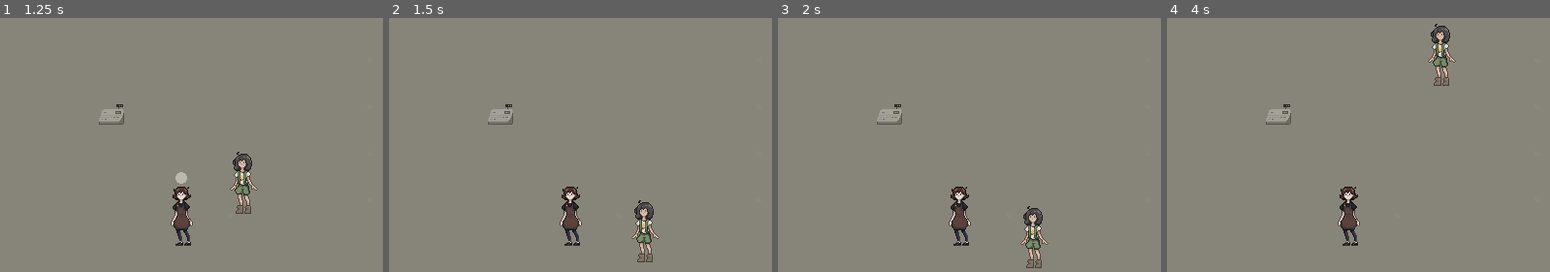
Above: before the commit, frames 1-4 (left to right).
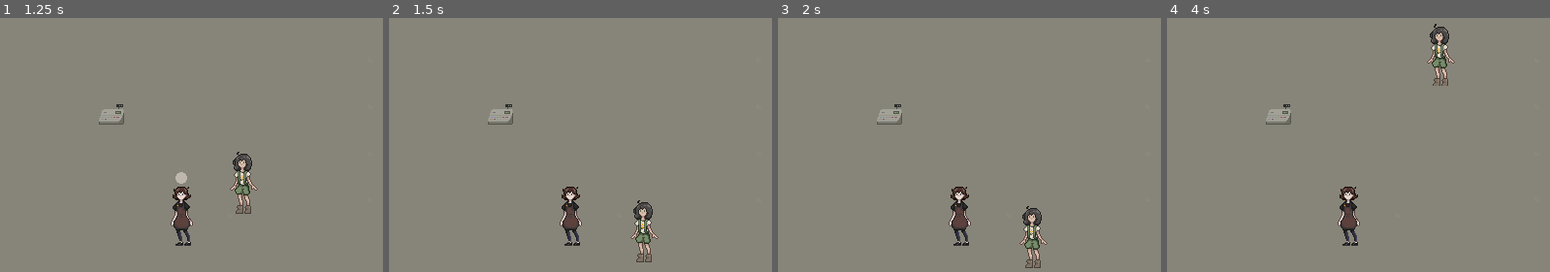
Above: after the commit, the same moments.

Repository: Fishfinna/Coffee-Please
Game: Godot game, scene res://scenes/rooms/coffee-shop.tscn
Same seed, same stepped clock (60 frames per second), same inputs: the game is played once before the commit and once after it.
Inputs:
- Up to frame 1 (1.25 s): tap Enter at 0.5 s; hold Right (right) from 0.53 s (still down)
- Up to frame 2 (1.5 s): release Right (right) at 1.28 s; hold S (down) from 1.28 s (still down)
- Up to frame 3 (2 s): keep holding S (down)
- Up to frame 4 (4 s): tap Space at 2 s; release S (down) at 2.03 s; hold Right (right) 2.03-2.78 s; hold W (up) 2.78-3.53 s; hold A (left) from 3.53 s (still down)

Frame 1 is identical in both runs. In frame 2, 0.6% of the frame differs, in the area x 63-71%, y 71-97%; in frame 3, 0.6%; in frame 4, 0.7%, in the area x 67-76%, y 2-27%.

Commit message:
setup the pause menu

Diff:
--- a/scenes/rooms/coffee-shop.tscn
+++ b/scenes/rooms/coffee-shop.tscn
@@ -212,6 +212,7 @@
 sources/0 = SubResource("TileSetAtlasSource_p2lyf")
 
 [node name="Coffee Shop" type="Node2D" unique_id=1103702953]
+position = Vector2(320, 176)
 
 [node name="tiles" type="Node2D" parent="." unique_id=815819975]
 position = Vector2(128, -96)
--- /dev/null
+++ b/scenes/ui/pause_menu.tscn
@@ -0,0 +1,42 @@
+[gd_scene format=3 uid="uid://7jf6e4julwkk"]
+
+[ext_resource type="Script" uid="uid://qvv7o44v7if3" path="res://scripts/ui/menus/pause_menu.gd" id="1_6tw0m"]
+
+[node name="Pause Menu" type="Node2D" unique_id=714995692]
+script = ExtResource("1_6tw0m")
+
+[node name="CanvasLayer" type="CanvasLayer" parent="." unique_id=766350285]
+
+[node name="button_manager" type="Control" parent="." unique_id=1392847875]
+layout_mode = 3
+anchors_preset = 0
+offset_right = 640.0
+offset_bottom = 360.0
+
+[node name="save" type="MenuButton" parent="button_manager" unique_id=2137585243]
+layout_mode = 0
+offset_left = 237.0
+offset_top = 120.0
+offset_right = 436.0
+offset_bottom = 156.0
+text = "Save"
+
+[node name="resume" type="Button" parent="button_manager" unique_id=1463987343]
+layout_mode = 0
+offset_left = 237.0
+offset_top = 176.0
+offset_right = 436.0
+offset_bottom = 219.0
+text = "Resume"
+
+[node name="exit" type="Button" parent="button_manager" unique_id=1957362745]
+layout_mode = 0
+offset_left = 237.0
+offset_top = 231.0
+offset_right = 436.0
+offset_bottom = 274.0
+text = "Exit"
+
+[connection signal="pressed" from="button_manager/save" to="." method="_on_save_pressed"]
+[connection signal="pressed" from="button_manager/resume" to="." method="_on_resume_pressed"]
+[connection signal="pressed" from="button_manager/exit" to="." method="_on_exit_pressed"]
--- /dev/null
+++ b/scripts/ui/menus/pause_menu.gd
@@ -0,0 +1,13 @@
+extends Node2D
+
+
+func _on_exit_pressed() -> void:
+	print("exit")
+
+
+func _on_resume_pressed() -> void:
+	print("resume")
+
+
+func _on_save_pressed() -> void:
+	print("save")
Binary file added: assets/fonts/macchiato.otf
Not shown, added: assets/fonts/macchiato.otf.import
Not shown, added: scripts/ui/menus/pause_menu.gd.uid
